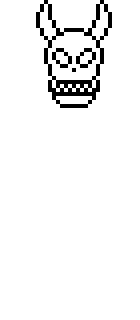
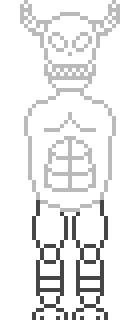
Layered file, before and after one edit (140 × 320). Changes by layer:
added layer "New Layer#1" (73%) above "New Layer" over [20,0,120,320]
added layer "New Layer" above "Background" over [24,88,116,212]
painted on "Background" over [20,0,120,108]
